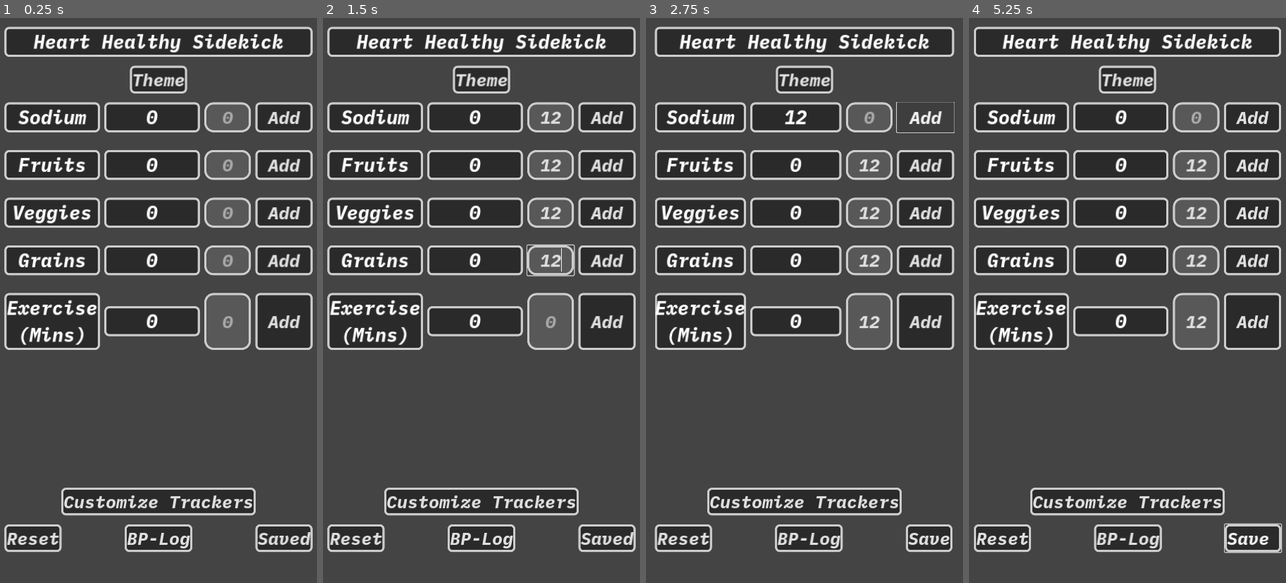
Above: before the commit, frames 1-4 (left to right).
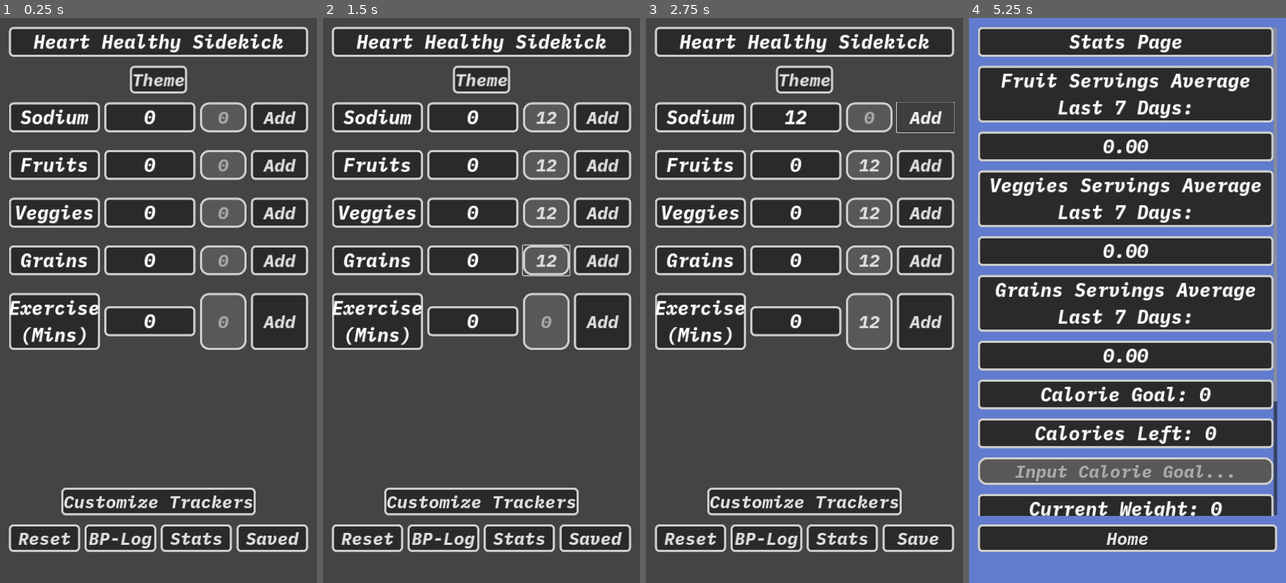
Above: after the commit, the same moments.

Repository: Sgamb29/HeartHelper
Game: Godot game, scene res://appMain.tscn
Two runs of this game, one before a commit and one after it. Both use one fixed random seed, a clock stepped at 60 frames per second and the inputs below.
Inputs (mouse positions are in pixels of both pictures, inside the frame that each line leads up to):
- Up to frame 1 (0.25 s): no input
- Up to frame 2 (1.5 s): click (551, 119) at 0.52 s; type "12" at 0.6 s; click (551, 164) at 0.75 s; type "12" at 0.83 s; click (551, 210) at 0.98 s; type "12" at 1.07 s; click (551, 260) at 1.27 s; type "12" at 1.35 s
- Up to frame 3 (2.75 s): click (874, 323) at 1.5 s; type "12" at 1.58 s; click "Add" at 2 s
- Up to frame 4 (5.25 s): click "Reset" at 2.75 s; click "Save" at 3.5 s; click "Saved" at 4.25 s; click (1165, 537) at 5 s, where only the run after the commit has a clickable "Stats"

The runs differ from the first frame. In frame 1, 10% of the frame differs, in the area x 1-99%, y 1-95%; in frame 2, 10%; in frame 3, 2.7%; in frame 4, 79%, in the area x 0-100%, y 0-100%.

Commit message:
added stats page

Diff:
--- a/appMain.gd
+++ b/appMain.gd
@@ -131,6 +131,10 @@
 			stats[x.stat] += 1
 			x.one_to_add = false
 
+	if stats["Calories"] != 0:
+		Globals.stats_dict["currentCalories"] = stats["Calories"]
+		Globals.save_stats()
+
 	update_values(stats)
 	update_vars()
 
@@ -143,10 +147,23 @@
 
 
 func _on_reset_btn_pressed():
+	var keys = ["vegServings", "fruitServings", "grainsServings"]
+	for x in keys:
+		if len(Globals.stats_dict[x]) == 7:
+			Globals.stats_dict[x].pop_front()
+
+	Globals.stats_dict["vegServings"].append(stats["veggies"])
+	Globals.stats_dict["fruitServings"].append(stats["fruits"])
+	Globals.stats_dict["grainsServings"].append(stats["grains"])
+	Globals.stats_dict["currentCalories"] = 0
+	Globals.save_stats()
+
 	for x in stats.keys():
 		stats[x] = 0
 	update_values(stats)
 	$"Base/marginBase/mainRows/footerCols/SaveBtn".text = "Save"
+
+
 
 
 func _on_button_info_pressed():
@@ -255,3 +272,7 @@
 	Globals.current_theme = "light"
 	Globals.save_theme()
 	get_tree().reload_current_scene()
+
+
+func _on_stats_page_btn_pressed():
+	get_tree().change_scene_to_file("res://statsScreen.tscn")
--- a/appMain.tscn
+++ b/appMain.tscn
@@ -93,20 +93,27 @@
 
 [node name="footerCols" type="HBoxContainer" parent="Base/marginBase/mainRows" index="5"]
 layout_mode = 2
-theme_override_constants/separation = 143
+theme_override_constants/separation = 10
 
 [node name="ResetBtn" parent="Base/marginBase/mainRows/footerCols" index="0" instance=ExtResource("3_wwv8u")]
 layout_mode = 2
+size_flags_horizontal = 3
 text = "Reset
 "
 
 [node name="GoToLogBtn" parent="Base/marginBase/mainRows/footerCols" index="1" instance=ExtResource("3_wwv8u")]
 layout_mode = 2
+size_flags_horizontal = 3
 text = "BP-Log"
 
-[node name="SaveBtn" parent="Base/marginBase/mainRows/footerCols" index="2" instance=ExtResource("3_wwv8u")]
+[node name="statsPageBtn" parent="Base/marginBase/mainRows/footerCols" index="2" instance=ExtResource("3_wwv8u")]
 layout_mode = 2
-size_flags_horizontal = 4
+size_flags_horizontal = 3
+text = "Stats"
+
+[node name="SaveBtn" parent="Base/marginBase/mainRows/footerCols" index="3" instance=ExtResource("3_wwv8u")]
+layout_mode = 2
+size_flags_horizontal = 3
 text = "Save
 "
 
@@ -122,6 +129,7 @@
 [connection signal="pressed" from="Base/marginBase/mainRows/OptionBtn" to="." method="_on_option_btn_pressed"]
 [connection signal="pressed" from="Base/marginBase/mainRows/footerCols/ResetBtn" to="." method="_on_reset_btn_pressed"]
 [connection signal="pressed" from="Base/marginBase/mainRows/footerCols/GoToLogBtn" to="." method="_on_go_to_log_btn_pressed"]
+[connection signal="pressed" from="Base/marginBase/mainRows/footerCols/statsPageBtn" to="." method="_on_stats_page_btn_pressed"]
 [connection signal="pressed" from="Base/marginBase/mainRows/footerCols/SaveBtn" to="." method="_on_save_btn_pressed"]
 
 [editable path="Base/marginBase/mainRows/ScrollContainer/VBoxContainer/sodiumCard"]
--- a/globals.gd
+++ b/globals.gd
@@ -30,6 +30,9 @@
 	var theme_data = load_theme()
 	if theme_data:
 		current_theme = theme_data["theme"]
+
+
+	stats_dict = load_stats()
 
 
 
@@ -72,3 +75,38 @@
 	var json_string = save_file.get_as_text()
 	var data = JSON.parse_string(json_string)
 	return data
+
+
+
+var stats_dict = {
+	"vegServings" : [],
+	"fruitServings": [],
+	"grainsServings": [],
+	"weight": 0,
+	"startWeight": 0,
+	"calorieGoal": 0,
+	"currentCalories": 0,
+}
+
+func save_stats():
+	var save_file = FileAccess.open("user://savedstats.save", FileAccess.WRITE)
+	var json_string = JSON.stringify(stats_dict)
+	save_file.store_line(json_string)
+
+func load_stats():
+	if not FileAccess.file_exists("user://savedstats.save"):
+		return {
+	"vegServings" : [],
+	"fruitServings": [],
+	"grainsServings": [],
+	"weight": 0,
+	"startWeight": 0,
+	"calorieGoal": 0,
+	"currentCalories": 0,
+}
+
+	var save_file = FileAccess.open("user://savedstats.save", FileAccess.READ)
+	var json_string = save_file.get_as_text()
+	var data = JSON.parse_string(json_string)
+
+	return data
--- a/project.godot
+++ b/project.godot
@@ -29,5 +29,5 @@
 
 [rendering]
 
-renderer/rendering_method="mobile"
+renderer/rendering_method="gl_compatibility"
 textures/vram_compression/import_etc2_astc=true
--- /dev/null
+++ b/statsScreen.gd
@@ -0,0 +1,91 @@
+extends Control
+
+var averages = {"vegServings": 0, "fruitServings": 0, "grainsServings": 0}
+# Called when the node enters the scene tree for the first time.
+func _ready():
+	averages = get_averages()
+	$"Base/marginBase/mainRows/ScrollContainer/VBoxContainer/fruitAvgLbl".text = "%.2f" % averages["fruitServings"]
+	$"Base/marginBase/mainRows/ScrollContainer/VBoxContainer/vegAvgLbl".text = "%.2f" % averages["vegServings"]
+	$"Base/marginBase/mainRows/ScrollContainer/VBoxContainer/grainsAvgLbl".text = "%.2f" % averages["grainsServings"]
+	$"Base/marginBase/mainRows/ScrollContainer/VBoxContainer/weightOutput".text = "Current Weight: " + str(Globals.stats_dict["weight"])
+
+	get_weight_change()
+	$"Base/marginBase/mainRows/ScrollContainer/VBoxContainer/calorieGoalbl".text = "Calorie Goal: " + str(Globals.stats_dict["calorieGoal"])
+	var caloires_left = Globals.stats_dict["calorieGoal"] - Globals.stats_dict["currentCalories"]
+	$"Base/marginBase/mainRows/ScrollContainer/VBoxContainer/caloriesLeftLbl".text = "Calories Left: " + str(caloires_left)
+
+
+func get_averages():
+	var averages_temp = {"vegServings": 0, "fruitServings": 0, "grainsServings": 0}
+	for x in averages_temp.keys():
+		var count = 0
+		var sum = 0
+		for y in Globals.stats_dict[x]:
+			sum += y
+			count += 1
+		if count > 0:
+			averages_temp[x] = sum / count
+
+	return averages_temp
+
+
+
+func _on_home_btn_pressed():
+	get_tree().change_scene_to_file("res://appMain.tscn")
+
+
+func _on_weight_input_text_submitted(new_text):
+	var valid = "0123456789"
+	if new_text == "rst":
+		Globals.stats_dict["startWeight"] = 0
+		Globals.save_stats()
+		get_weight_change()
+		$"Base/marginBase/mainRows/ScrollContainer/VBoxContainer/weightInput".clear()
+		return
+	for x in new_text:
+		if x not in valid:
+			$"Base/marginBase/mainRows/ScrollContainer/VBoxContainer/weightInput".clear()
+			return
+
+	if Globals.stats_dict["startWeight"] == 0:
+		Globals.stats_dict["startWeight"] = int(new_text)
+	else:
+		var weight_change = int(new_text) - Globals.stats_dict["startWeight"]
+		var op = "+"
+		if weight_change <= 0:
+			op = ""
+		$"Base/marginBase/mainRows/ScrollContainer/VBoxContainer/weightChangeLbl".text = "Change in Weight: " + op + str(weight_change)
+
+	Globals.stats_dict["weight"] = int(new_text)
+	Globals.save_stats()
+	$"Base/marginBase/mainRows/ScrollContainer/VBoxContainer/weightOutput".text = "Current Weight: " + new_text
+
+	$"Base/marginBase/mainRows/ScrollContainer/VBoxContainer/weightInput".clear()
+
+
+func get_weight_change():
+	var change_in_weight = 0
+	var op = "+"
+	if Globals.stats_dict["startWeight"] == 0 or Globals.stats_dict["weight"] == 0:
+		change_in_weight = 0
+	else:
+		change_in_weight = Globals.stats_dict["weight"] - Globals.stats_dict["startWeight"]
+	if change_in_weight <= 0:
+		op = ""
+	$"Base/marginBase/mainRows/ScrollContainer/VBoxContainer/weightChangeLbl".text = "Change in Weight: " + op + str(change_in_weight)
+
+
+
+func _on_calorie_goal_input_text_submitted(new_text):
+	var valid = "0123456789"
+	for x in new_text:
+		if x not in valid:
+			$"Base/marginBase/mainRows/ScrollContainer/VBoxContainer/calorieGoalInput".clear()
+			return
+
+	Globals.stats_dict["calorieGoal"] = int(new_text)
+	$"Base/marginBase/mainRows/ScrollContainer/VBoxContainer/calorieGoalbl".text = "Calorie Goal: " + new_text
+	var caloires_left = int(new_text) - Globals.stats_dict["currentCalories"]
+	$"Base/marginBase/mainRows/ScrollContainer/VBoxContainer/caloriesLeftLbl".text = "Calories Left: " + str(caloires_left)
+	$"Base/marginBase/mainRows/ScrollContainer/VBoxContainer/calorieGoalInput".clear()
+	Globals.save_stats()
--- /dev/null
+++ b/statsScreen.tscn
@@ -0,0 +1,123 @@
+[gd_scene load_steps=6 format=3 uid="uid://crfq1241s1ldb"]
+
+[ext_resource type="PackedScene" uid="uid://doq4x513ik654" path="res://mainLabel.tscn" id="1_1l5ck"]
+[ext_resource type="Script" path="res://statsScreen.gd" id="1_yba52"]
+[ext_resource type="PackedScene" uid="uid://bivspu2x2b1fv" path="res://mainLine_edit.tscn" id="2_hmi2y"]
+[ext_resource type="PackedScene" uid="uid://co1djkx0newg" path="res://mainButton.tscn" id="3_k1g1e"]
+
+[sub_resource type="StyleBoxFlat" id="StyleBoxFlat_gdiim"]
+bg_color = Color(0.380392, 0.486275, 0.807843, 1)
+
+[node name="Control" type="Control"]
+layout_mode = 3
+anchors_preset = 15
+anchor_right = 1.0
+anchor_bottom = 1.0
+grow_horizontal = 2
+grow_vertical = 2
+script = ExtResource("1_yba52")
+
+[node name="Base" type="Panel" parent="."]
+layout_mode = 1
+anchors_preset = 15
+anchor_right = 1.0
+anchor_bottom = 1.0
+grow_horizontal = 2
+grow_vertical = 2
+theme_override_styles/panel = SubResource("StyleBoxFlat_gdiim")
+
+[node name="marginBase" type="MarginContainer" parent="Base"]
+layout_mode = 1
+anchors_preset = 15
+anchor_right = 1.0
+anchor_bottom = 1.0
+grow_horizontal = 2
+grow_vertical = 2
+theme_override_constants/margin_left = 20
+theme_override_constants/margin_top = 20
+theme_override_constants/margin_right = 20
+theme_override_constants/margin_bottom = 70
+
+[node name="mainRows" type="VBoxContainer" parent="Base/marginBase"]
+layout_mode = 2
+theme_override_constants/separation = 20
+
+[node name="ScrollContainer" type="ScrollContainer" parent="Base/marginBase/mainRows"]
+layout_mode = 2
+size_flags_vertical = 3
+horizontal_scroll_mode = 0
+
+[node name="VBoxContainer" type="VBoxContainer" parent="Base/marginBase/mainRows/ScrollContainer"]
+layout_mode = 2
+size_flags_horizontal = 3
+size_flags_vertical = 3
+theme_override_constants/separation = 20
+
+[node name="title" parent="Base/marginBase/mainRows/ScrollContainer/VBoxContainer" instance=ExtResource("1_1l5ck")]
+layout_mode = 2
+text = "Stats Page"
+
+[node name="fruitTitleLbl" parent="Base/marginBase/mainRows/ScrollContainer/VBoxContainer" instance=ExtResource("1_1l5ck")]
+layout_mode = 2
+text = "Fruit Servings Average
+Last 7 Days:"
+
+[node name="fruitAvgLbl" parent="Base/marginBase/mainRows/ScrollContainer/VBoxContainer" instance=ExtResource("1_1l5ck")]
+layout_mode = 2
+text = "Average: 0 Servings"
+
+[node name="vegTitleLbl" parent="Base/marginBase/mainRows/ScrollContainer/VBoxContainer" instance=ExtResource("1_1l5ck")]
+layout_mode = 2
+text = "Veggies Servings Average
+Last 7 Days:"
+
+[node name="vegAvgLbl" parent="Base/marginBase/mainRows/ScrollContainer/VBoxContainer" instance=ExtResource("1_1l5ck")]
+layout_mode = 2
+text = "Average: 0 Servings
+"
+
+[node name="grainsTitleLbl" parent="Base/marginBase/mainRows/ScrollContainer/VBoxContainer" instance=ExtResource("1_1l5ck")]
+layout_mode = 2
+text = "Grains Servings Average
+Last 7 Days:"
+
+[node name="grainsAvgLbl" parent="Base/marginBase/mainRows/ScrollContainer/VBoxContainer" instance=ExtResource("1_1l5ck")]
+layout_mode = 2
+text = "Average: 0 Servings"
+
+[node name="calorieGoalbl" parent="Base/marginBase/mainRows/ScrollContainer/VBoxContainer" instance=ExtResource("1_1l5ck")]
+layout_mode = 2
+text = "Calorie Goal: "
+
+[node name="caloriesLeftLbl" parent="Base/marginBase/mainRows/ScrollContainer/VBoxContainer" instance=ExtResource("1_1l5ck")]
+layout_mode = 2
+text = "Calories Left:"
+
+[node name="calorieGoalInput" parent="Base/marginBase/mainRows/ScrollContainer/VBoxContainer" instance=ExtResource("2_hmi2y")]
+layout_mode = 2
+placeholder_text = "Input Calorie Goal..."
+
+[node name="weightOutput" parent="Base/marginBase/mainRows/ScrollContainer/VBoxContainer" instance=ExtResource("1_1l5ck")]
+layout_mode = 2
+text = "Current Weight: "
+
+[node name="weightChangeLbl" parent="Base/marginBase/mainRows/ScrollContainer/VBoxContainer" instance=ExtResource("1_1l5ck")]
+layout_mode = 2
+text = "Change in Weight: "
+
+[node name="weightInput" parent="Base/marginBase/mainRows/ScrollContainer/VBoxContainer" instance=ExtResource("2_hmi2y")]
+layout_mode = 2
+placeholder_text = "Input Weight..."
+max_length = 4
+
+[node name="tipLabel" parent="Base/marginBase/mainRows/ScrollContainer/VBoxContainer" instance=ExtResource("1_1l5ck")]
+layout_mode = 2
+text = "TIP: Input rst to reset start weight."
+
+[node name="homeBtn" parent="Base/marginBase/mainRows" instance=ExtResource("3_k1g1e")]
+layout_mode = 2
+text = "Home"
+
+[connection signal="text_submitted" from="Base/marginBase/mainRows/ScrollContainer/VBoxContainer/calorieGoalInput" to="." method="_on_calorie_goal_input_text_submitted"]
+[connection signal="text_submitted" from="Base/marginBase/mainRows/ScrollContainer/VBoxContainer/weightInput" to="." method="_on_weight_input_text_submitted"]
+[connection signal="pressed" from="Base/marginBase/mainRows/homeBtn" to="." method="_on_home_btn_pressed"]
Not shown, changed: export_presets.cfg
Binary file added: heart-app-icon.ico
